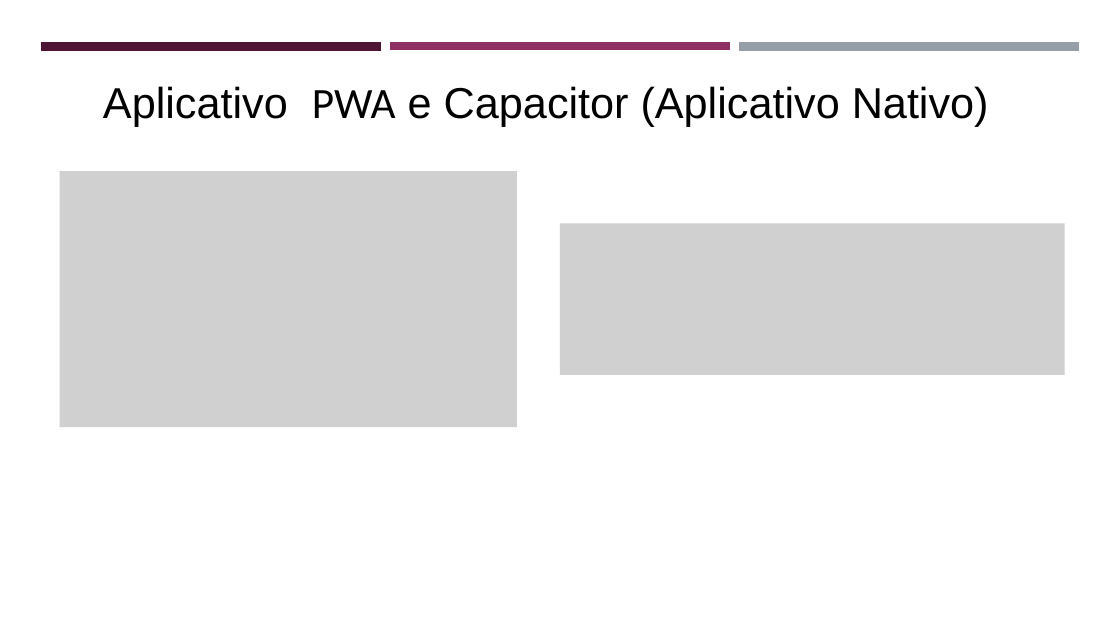
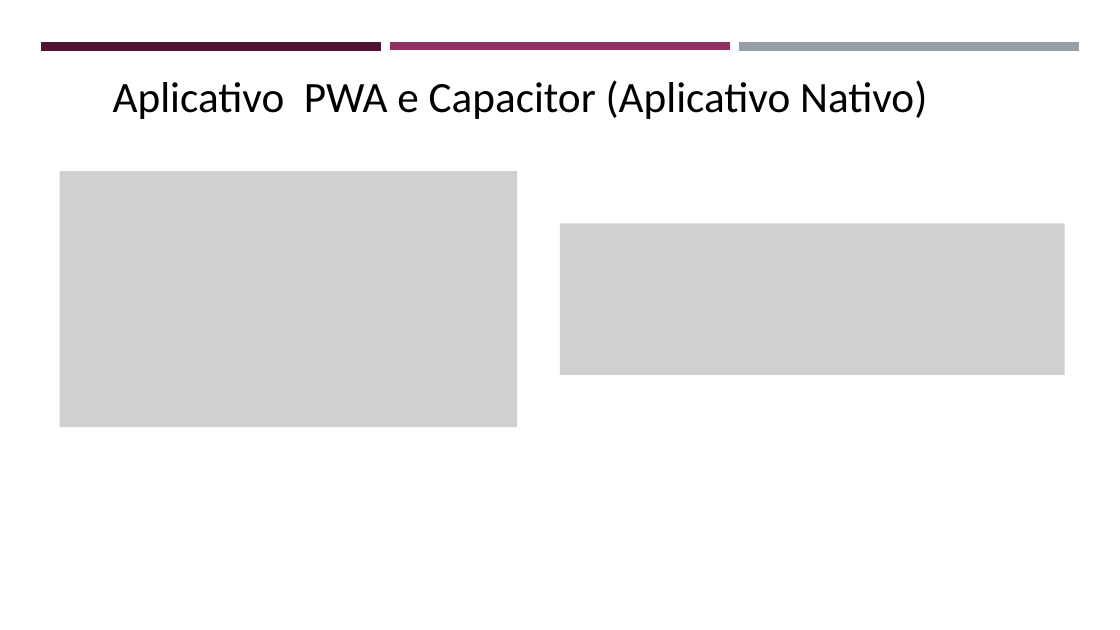
Before and after one commit to z12guilherme/gestao_atipicos, a slide deck: slide 13 of tcc/TCC - Slides.pptx. Drawn at 1120x630 pixels with LibreOffice and Linux fonts; fonts in the diff are those of the drawing; grey boxes stand for pictures. Boxes give left, top, right and bottom in pixels: in the first picture for what was removed or moved away, otherwise in the second. Text is boxed around its words. In the diff, an @@ line names an element or a change of style, - is before the commit and + after.

```diff
--- a/tcc/TCC - Slides.pptx
+++ b/tcc/TCC - Slides.pptx
@@ text "Aplicativo PWA e Capacitor (Aplicativo ...": place and size @@
-text "Aplicativo PWA e Capacitor (Aplicativo ..." at [103,86,989,127]
+text "Aplicativo PWA e Capacitor (Aplicativo ..." at [113,80,927,119]
@@ text "Aplicativo PWA e Capacitor (Aplicativo ..." at [113,80,927,119]: font Arial to Calibri @@
```
Also in this commit, not shown: 14 other slides changed, 1 slide added.
